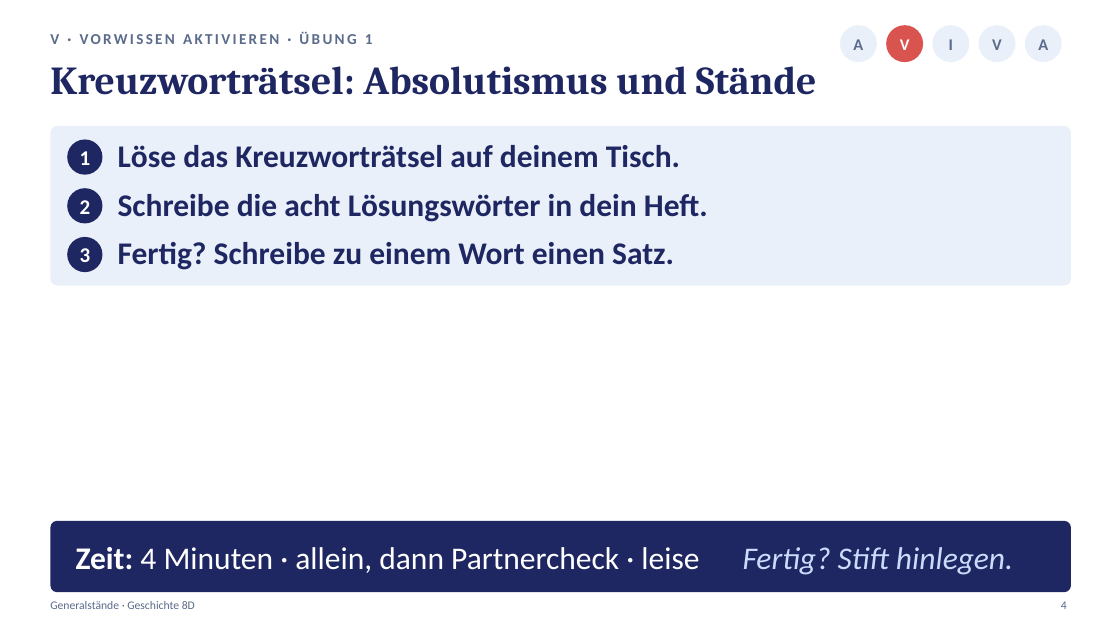
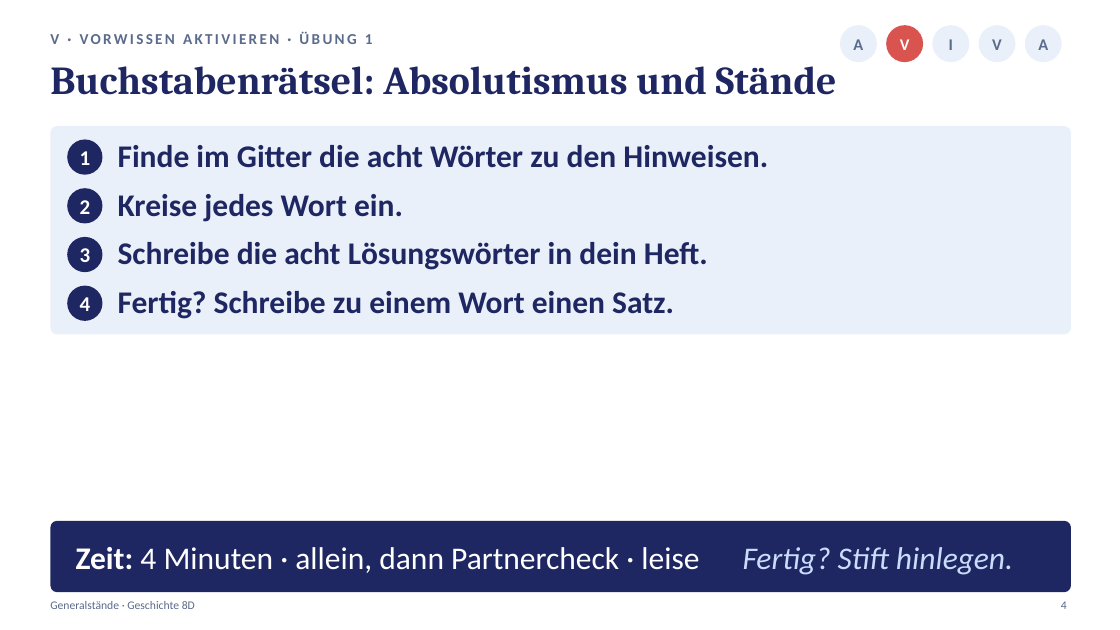
Before and after one commit to golzkonstantin-gif/Schule, a slide deck: slide 4 of Geschichte_8D/Generalstaende/Praesentation_Generalstaende_8D.pptx. Drawn at 1120x630 pixels with LibreOffice and Linux fonts; fonts in the diff are those of the drawing. Boxes give left, top, right and bottom in pixels: in the first picture for what was removed or moved away, otherwise in the second. Text is boxed around its words. In the diff, an @@ line names an element or a change of style, - is before the commit and + after.

```diff
--- a/Geschichte_8D/Generalstaende/Praesentation_Generalstaende_8D.pptx
+++ b/Geschichte_8D/Generalstaende/Praesentation_Generalstaende_8D.pptx
@@ text at [50,66,837,95]: text changed @@
-Kreuzworträtsel: Absolutismus und Stände
+Buchstabenrätsel: Absolutismus und Stände
@@ rounded rectangle: place and size @@
-rounded rectangle at [50,126,1071,286]
+rounded rectangle at [50,126,1071,334]
@@ rounded rectangle at [50,126,1071,334]: proportions changed @@
@@ text at [118,145,768,168]: text changed @@
-Löse das Kreuzworträtsel auf deinem Tisch.
+Finde im Gitter die acht Wörter zu den Hinweisen.
@@ text added at [118,194,403,222], 27 pt, text #1E2761, bold @@
+Kreise jedes Wort ein.
@@ text "Schreibe die acht Lösungswörter in ...": place and size @@
-text "Schreibe die acht Lösungswörter in ..." at [118,194,708,222]
+text "Schreibe die acht Lösungswörter in ..." at [118,242,708,270]
@@ ellipse added at [67,286,103,321], fill #1E2761 @@
@@ text added at [80,297,91,311], 18 pt, text #FFFFFF, bold @@
+4
@@ text "Fertig? Schreibe zu einem Wort ...": place and size @@
-text "Fertig? Schreibe zu einem Wort ..." at [118,242,674,270]
+text "Fertig? Schreibe zu einem Wort ..." at [118,291,674,319]
```
Also in this commit, not shown: 1 other slide changed, 22 other files.
